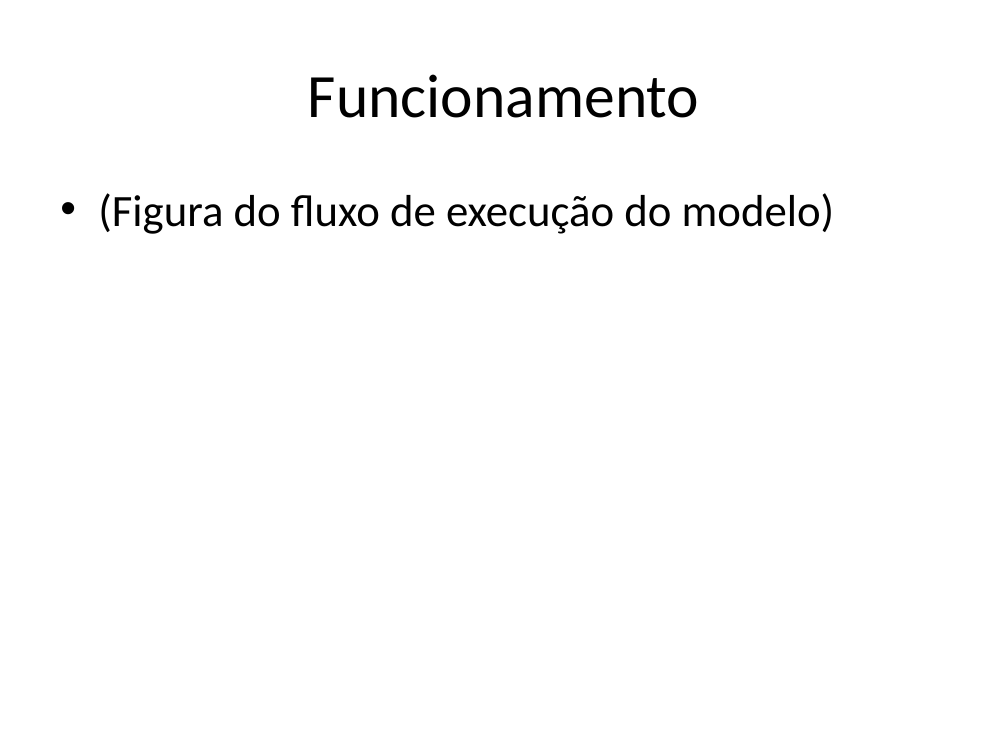
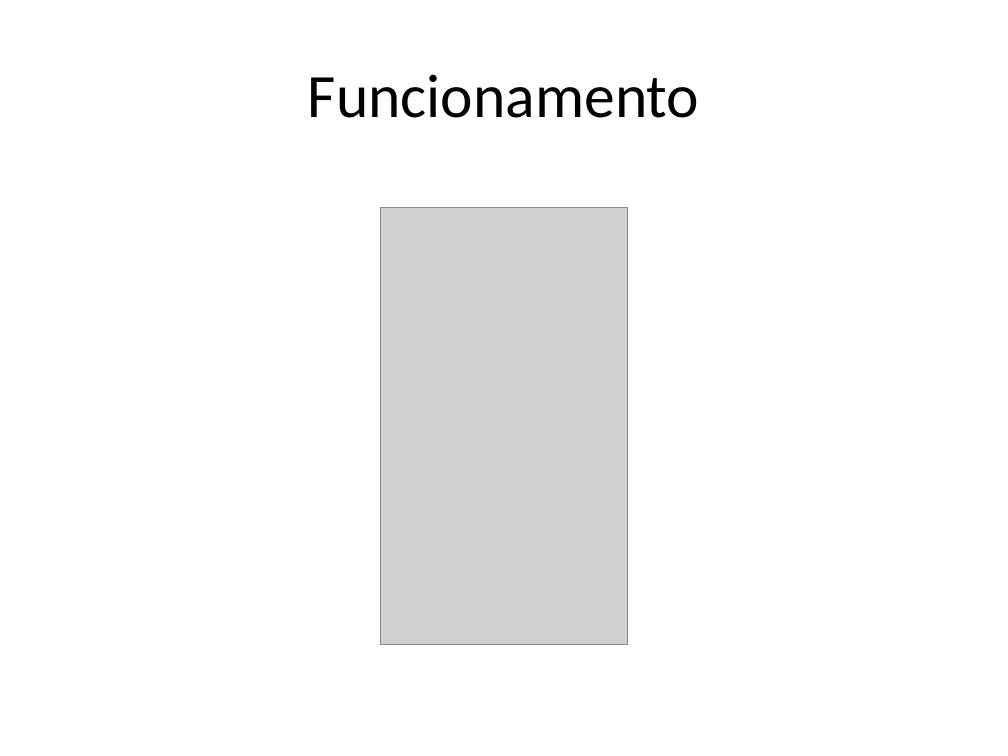
Before and after one commit to andersonberg/srsom, a slide deck: slide 24 of Apresentação/TCC_AndersonBerg_Apresentação_20091206_V1.pptx. Drawn at 1008x756 pixels with LibreOffice and Linux fonts; fonts in the diff are those of the drawing; grey boxes stand for pictures. Boxes give left, top, right and bottom in pixels: in the first picture for what was removed or moved away, otherwise in the second. Text is boxed around its words. In the diff, an @@ line names an element or a change of style, - is before the commit and + after.

```diff
--- a/Apresentação/TCC_AndersonBerg_Apresentação_20091206_V1.pptx
+++ b/Apresentação/TCC_AndersonBerg_Apresentação_20091206_V1.pptx
@@ text removed at [98, 193, 835, 234] @@
-• (Figura do fluxo de execução do modelo)
@@ picture added at [381, 208, 628, 644] @@
```
Also in this commit, not shown: 8 other slides changed, 2 slides added, 2 slides removed, 1 other file.
